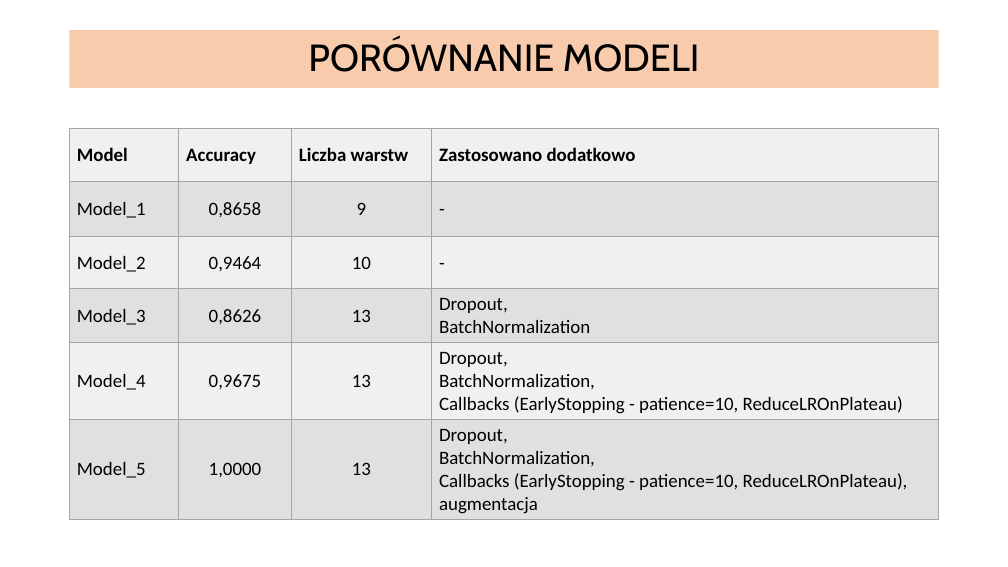
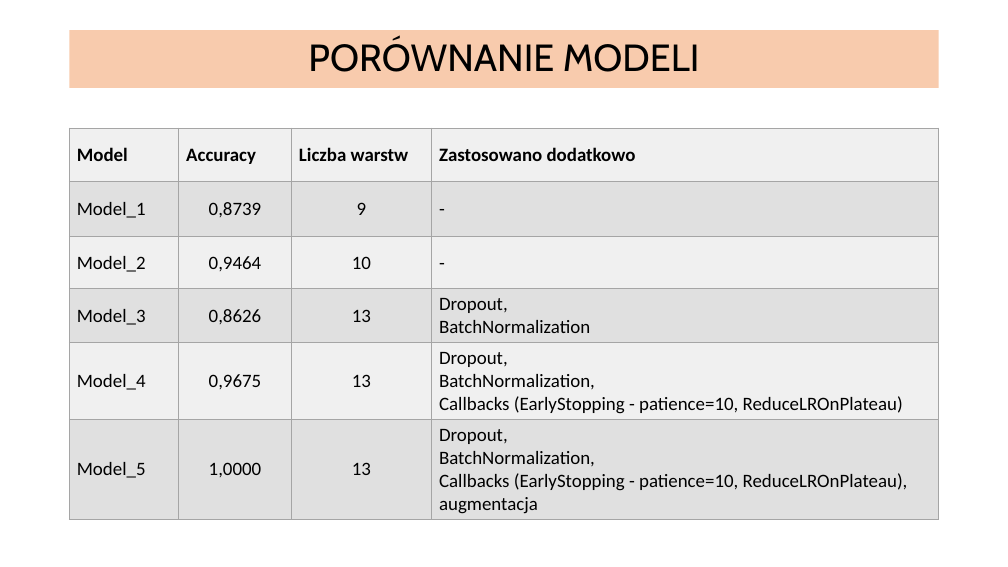
Before and after one commit to infoshareacademy/jdszr7-code-breakers, a slide deck: slide 8 of projekt_dl/SIGN LANGAUGE MNIST.pptx. Drawn at 1008x567 pixels with LibreOffice and Linux fonts; fonts in the diff are those of the drawing. Boxes give left, top, right and bottom in pixels: in the first picture for what was removed or moved away, otherwise in the second. Text is boxed around its words. In the diff, an @@ line names an element or a change of style, - is before the commit and + after.

Commit message:
model_1

```diff
--- a/projekt_dl/SIGN LANGAUGE MNIST.pptx
+++ b/projekt_dl/SIGN LANGAUGE MNIST.pptx
@@ table at [70,129,939,518] @@
-row 2, column 2: 0,8658
+row 2, column 2: 0,8739
@@ fill #E1E1E1 to #E0E0E0 in 12 cells @@
@@ borders changed @@
```
Also in this commit, not shown: 1 other slide changed.
